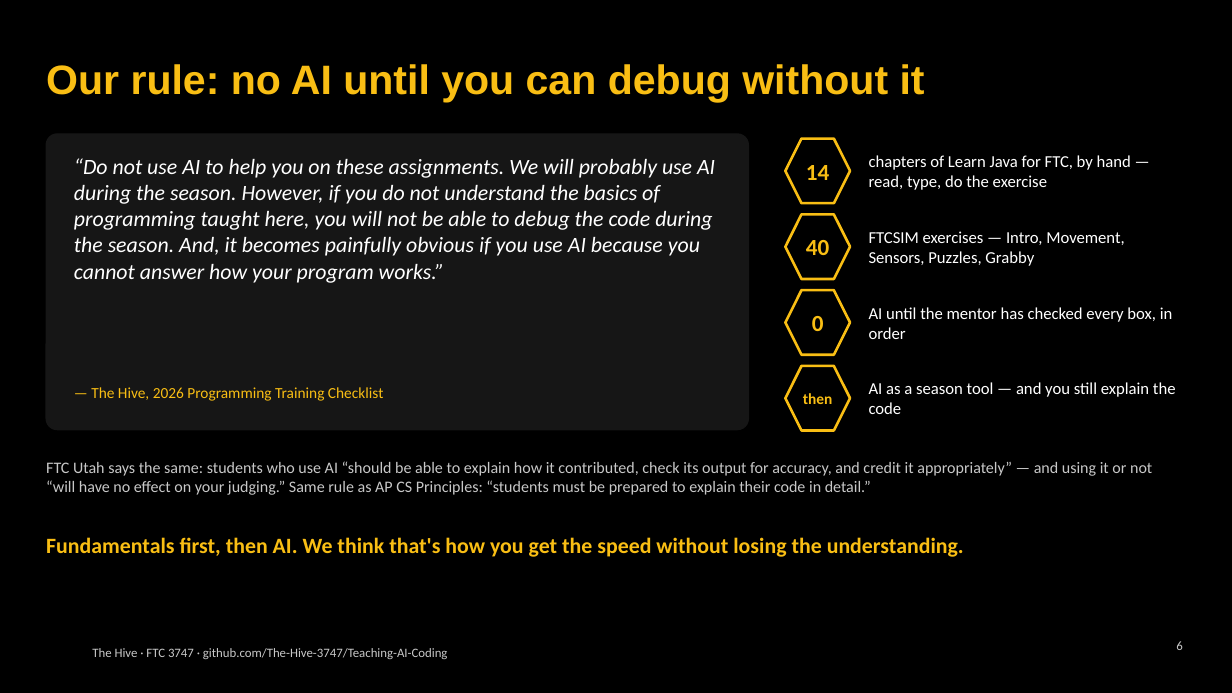
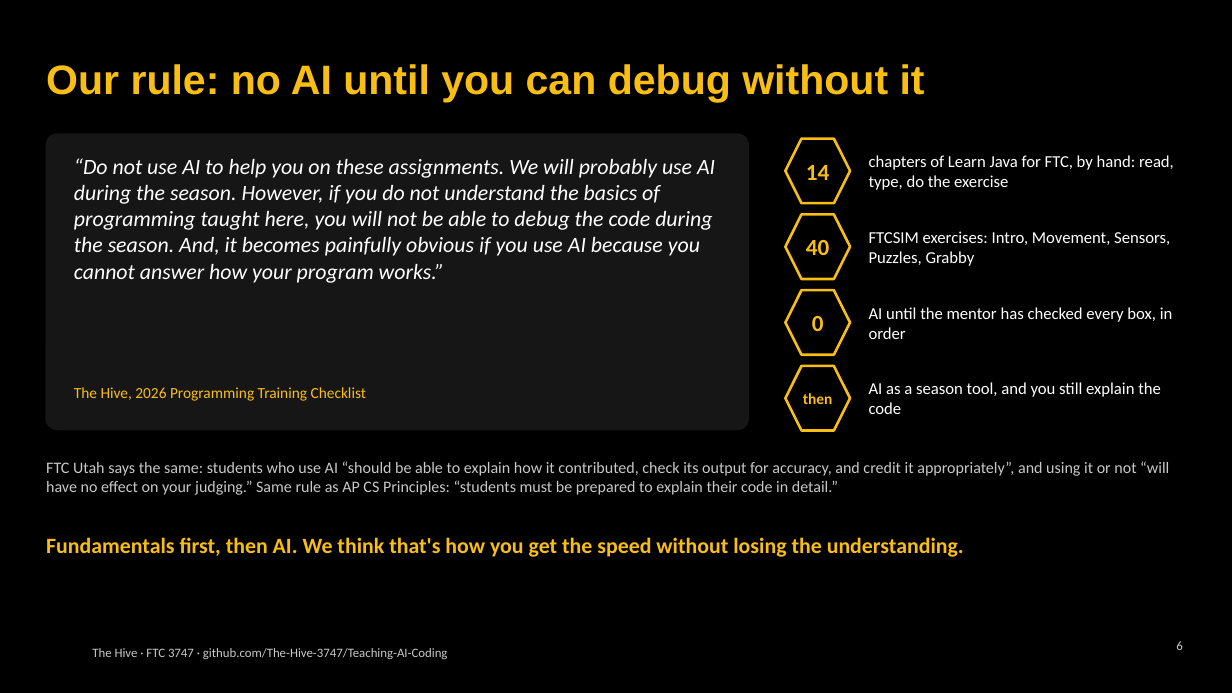
Before and after one commit to The-Hive-3747/Teaching-AI-Coding, a slide deck: slide 6 of slides/kickoff.pptx. Drawn at 1232x693 pixels with LibreOffice and Linux fonts; fonts in the diff are those of the drawing; background and template pictures are left out. Boxes give left, top, right and bottom in pixels: in the first picture for what was removed or moved away, otherwise in the second. Text is boxed around its words. In the diff, an @@ line names an element or a change of style, - is before the commit and + after.

```diff
--- a/slides/kickoff.pptx
+++ b/slides/kickoff.pptx
@@ text at (869, 155, 1174, 190): text changed @@
-chapters of Learn Java for FTC, by hand — read, type, do the exercise
+chapters of Learn Java for FTC, by hand: read, type, do the exercise
@@ text at (869, 231, 1170, 266): text changed @@
-FTCSIM exercises — Intro, Movement, Sensors, Puzzles, Grabby
+FTCSIM exercises: Intro, Movement, Sensors, Puzzles, Grabby
@@ text at (74, 387, 366, 401): text changed @@
-— The Hive, 2026 Programming Training Checklist
+The Hive, 2026 Programming Training Checklist
@@ text at (869, 382, 1161, 414): text changed @@
-AI as a season tool — and you still explain the code
+AI as a season tool, and you still explain the code
@@ text at (46, 461, 1169, 495): text changed @@
-FTC Utah says the same: students who use AI “should be able to explain how it contributed, check its output for accuracy, and credit it appropriately” — and using it or not “will have no effect on your judging.” Same rule as AP CS Principles: “students must be prepared to explain their code in detail.”
+FTC Utah says the same: students who use AI “should be able to explain how it contributed, check its output for accuracy, and credit it appropriately”, and using it or not “will have no effect on your judging.” Same rule as AP CS Principles: “students must be prepared to explain their code in detail.”
```
Also in this commit, not shown: 18 other slides changed, 43 other files.
